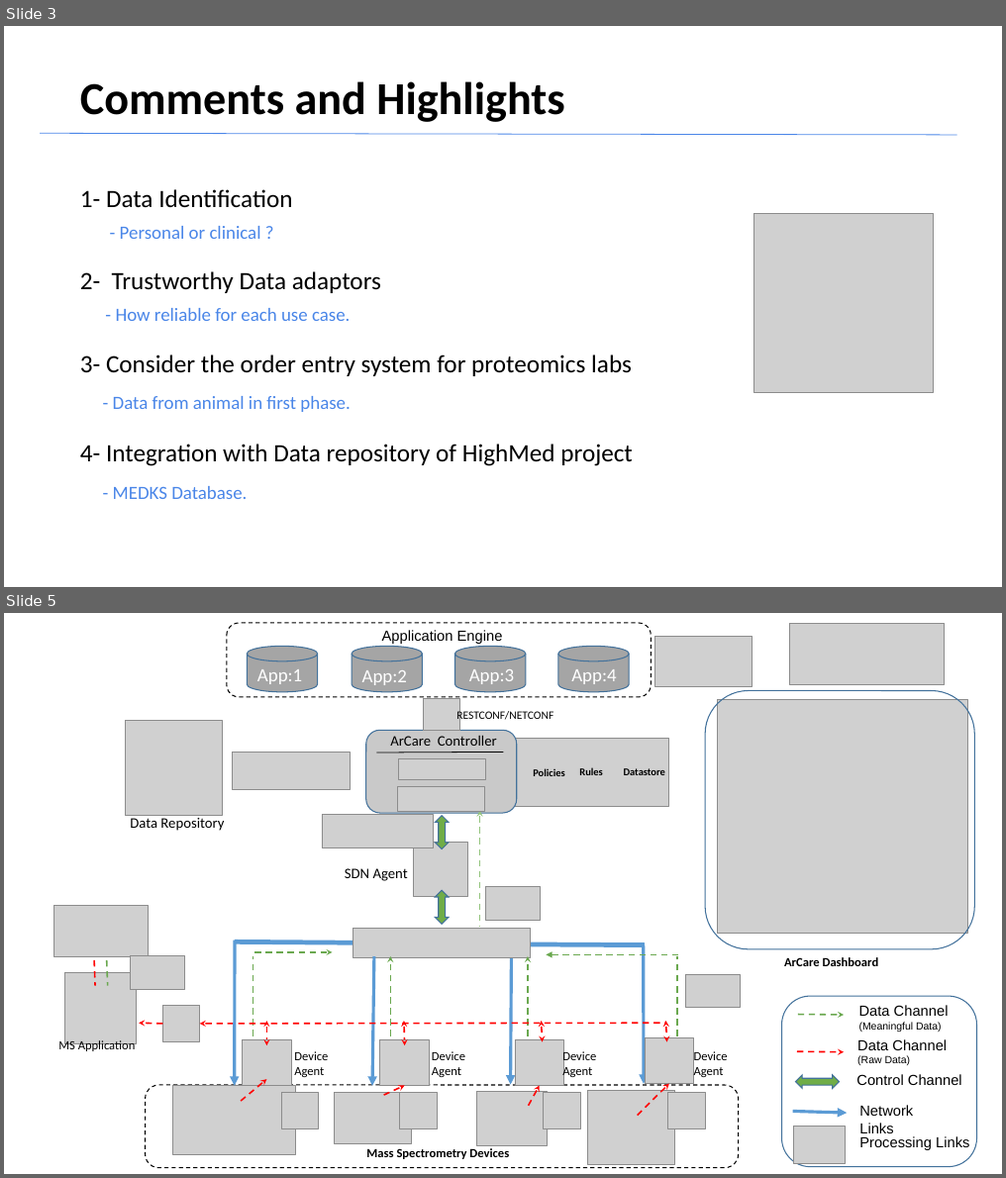
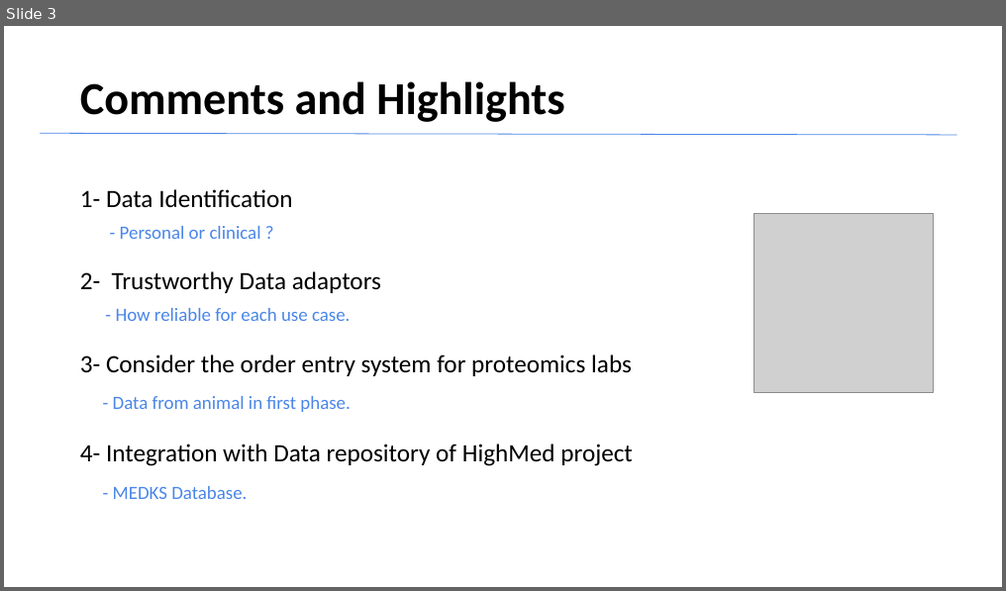
Before and after one commit to arfazel/ArCare, a slide deck: GPF-Presentation1.pptx. Shown one above the other, each under a label of ours: slides 3 and 5 before the commit, slide 3 after it; the slides between them are not shown. The pictures are 1006x1178 and 1006x591 pixels, drawn with LibreOffice and Linux fonts; fonts in the diff are those of the drawing; grey boxes stand for pictures; background and template pictures are left out. Boxes give left, top, right and bottom in pixels: in the first picture for what was removed or moved away, otherwise in the second. Text is boxed around its words. In the diff, an @@ line names an element or a change of style, - is before the commit and + after.

```diff
--- a/GPF-Presentation1.pptx
+++ b/GPF-Presentation1.pptx
@@ slide 5 removed at (x1=4, y1=613, x2=1002, y2=1174), background #FFFFFF @@
@@ group removed at (x1=54, y1=623, x2=977, y2=1168): 31 pictures, 24 texts, 18 arrows, 8 lines, 5 rounded rectangles, 4 cylinders, 4 double arrows, 3 up down arrows @@
-ArCare Dashboard
-ArCare Controller
-App:1
-App:2
-App:3
-App:4
-Policies
-Rules
-Datastore
-Application Engine
-Mass Spectrometry Devices
-Device Agent
-SDN Agent
-MS Application
-Device Agent
-Device Agent
-Device Agent
-Data Repository
-Data Channel
-(Raw Data)
-Control Channel
-Data Channel
-(Meaningful Data)
-Network Links
-Processing Links
-RESTCONF/NETCONF
```
Also in this commit, not shown: 2 slides changed, 1 slide added.
